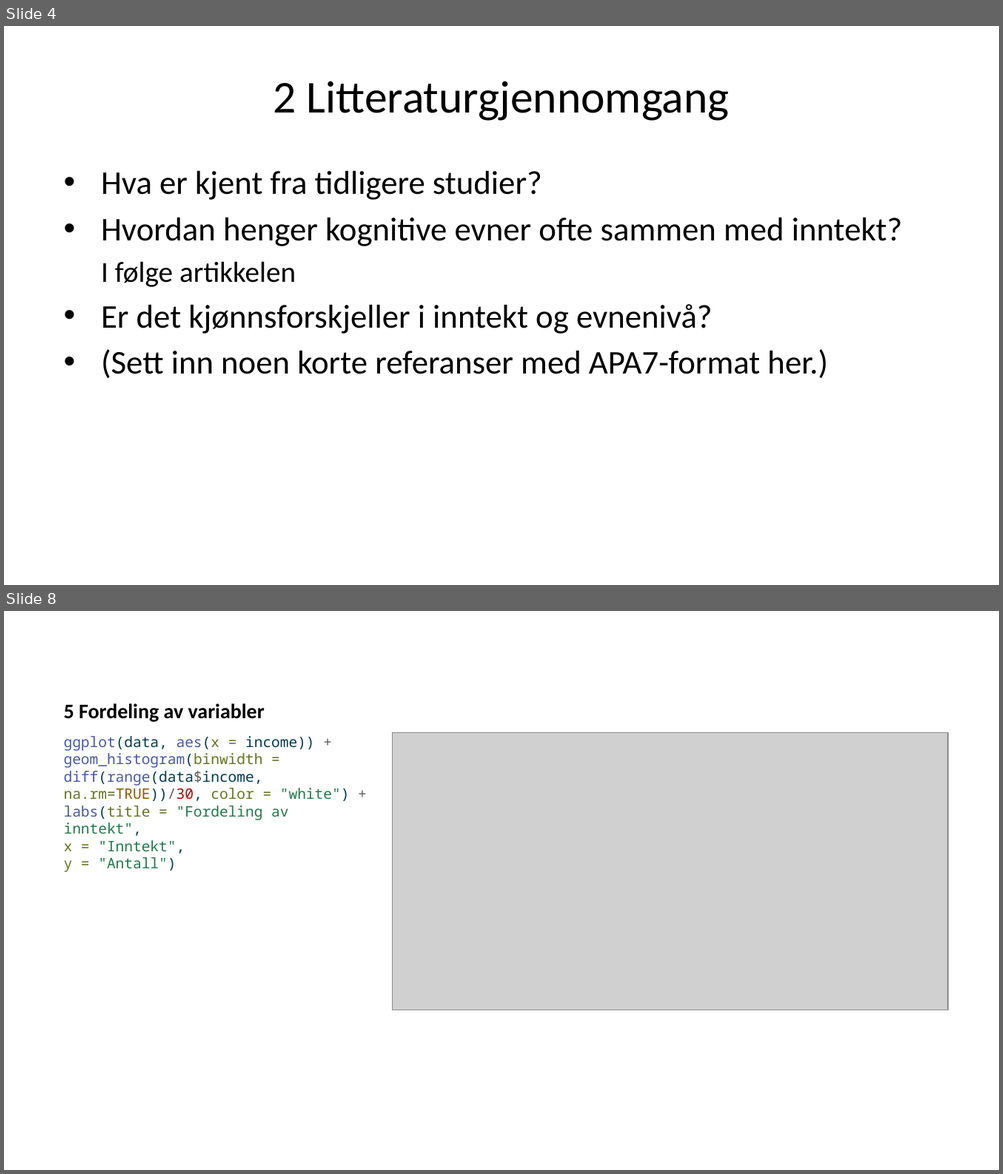
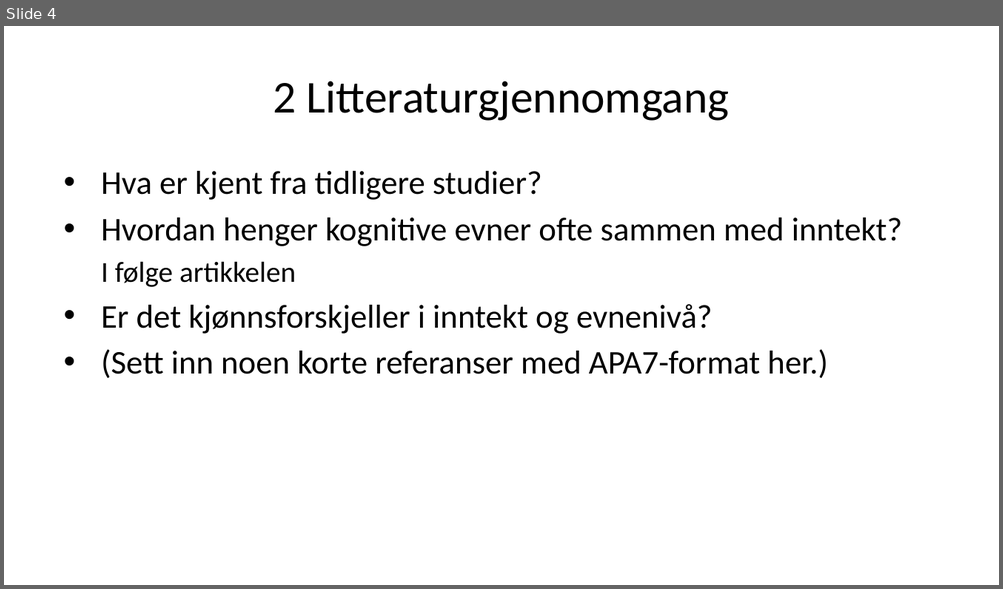
Before and after one commit to H-Vika/MSB105-Assign-2, a slide deck: MSB105 assign 2 presentasjon.pptx. Shown one above the other, each under a label of ours: slides 4 and 8 before the commit, slide 4 after it; the slides between them are not shown. The pictures are 1003x1174 and 1003x589 pixels, drawn with LibreOffice and Linux fonts; fonts in the diff are those of the drawing; grey boxes stand for pictures. Boxes give left, top, right and bottom in pixels: in the first picture for what was removed or moved away, otherwise in the second. Text is boxed around its words. In the diff, an @@ line names an element or a change of style, - is before the commit and + after.

```diff
--- a/MSB105 assign 2 presentasjon.pptx
+++ b/MSB105 assign 2 presentasjon.pptx
@@ slide 8 removed at (4, 611, 999, 1170), background #FFFFFF @@
@@ title removed at (64, 703, 264, 722) @@
-5 Fordeling av variabler
@@ text removed at (64, 736, 350, 872) @@
-ggplot(data, aes(x = income)) +
-geom_histogram(binwidth = diff(range(data$income, na.rm=TRUE))/30, color = "white") +
-labs(title = "Fordeling av inntekt",
-x = "Inntekt",
-y = "Antall")
@@ picture removed at (392, 732, 947, 1010) @@
```
Also in this commit, not shown: 4 slides changed, 15 slides added, 13 other slides removed, 2 other files.
